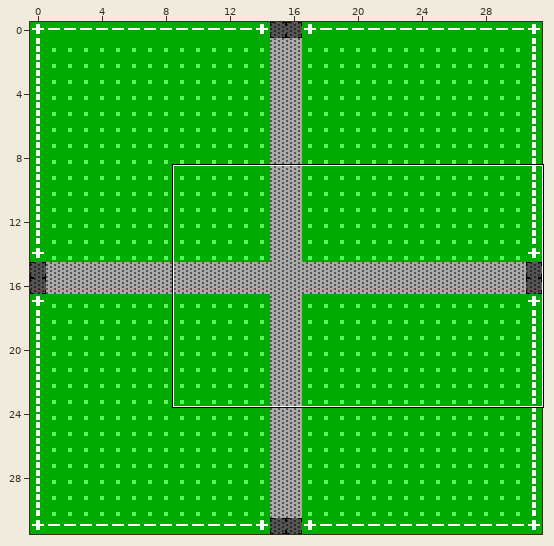
A Tiled map gets an edit: maps/Town1.tmx. The first picture is a wide view before the edit; the outline marks the close-up.
Close-up. The starting point:
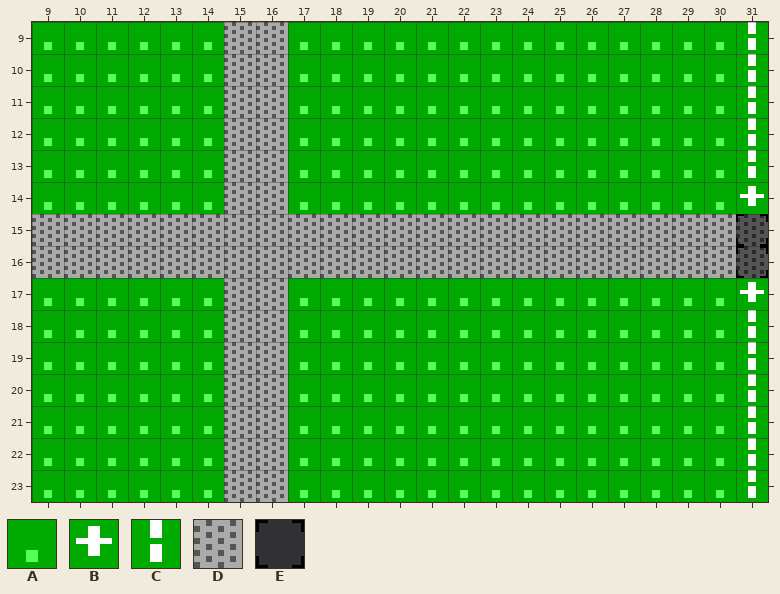
Cells are 16x16 px. Shown: x 9..31, y 9..23.
Key: from "Default": A 0, B 1, C 3, D 4, E 255.
_ is an empty cell.
Objects are placed by their top-left corner, in cells (3,4 is the top-left corner of cell 3,4); size is 1x1 cell unless given.
Layer "Terrain" before, first column x 9:
 9 AAAAAADDAAAAAAAAAAAAAAC
10 AAAAAADDAAAAAAAAAAAAAAC
11 AAAAAADDAAAAAAAAAAAAAAC
12 AAAAAADDAAAAAAAAAAAAAAC
13 AAAAAADDAAAAAAAAAAAAAAC
14 AAAAAADDAAAAAAAAAAAAAAB
15 DDDDDDDDDDDDDDDDDDDDDDD
16 DDDDDDDDDDDDDDDDDDDDDDD
17 AAAAAADDAAAAAAAAAAAAAAB
18 AAAAAADDAAAAAAAAAAAAAAC
19 AAAAAADDAAAAAAAAAAAAAAC
20 AAAAAADDAAAAAAAAAAAAAAC
21 AAAAAADDAAAAAAAAAAAAAAC
22 AAAAAADDAAAAAAAAAAAAAAC
23 AAAAAADDAAAAAAAAAAAAAAC
Objects on layer "Triggers" before:
E at 31,15
E at 31,16
Now the later version:
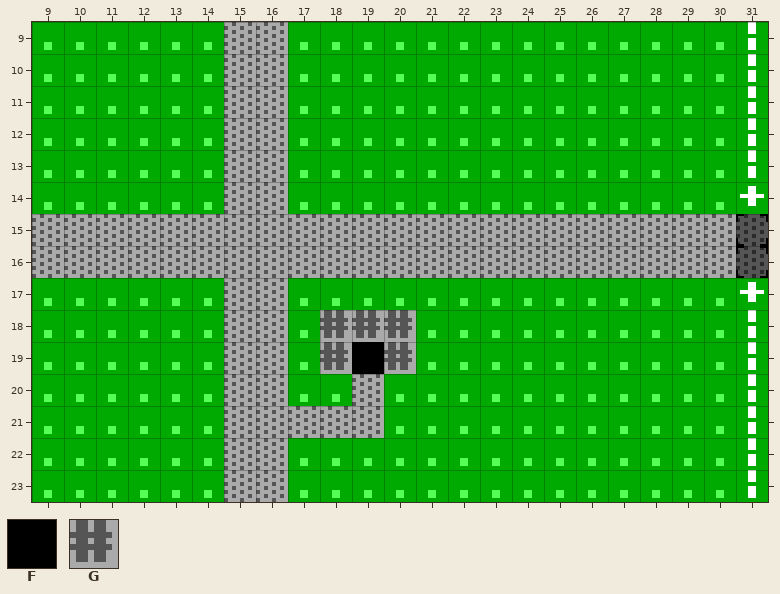
Further tiles: from "Default": F 7, G 8.
Change:
Layer "Terrain":
y 18: x 18..20 AAA -> GGG
y 19: x 18..20 AAA -> GFG
y 20: x 19 A -> D
y 21: x 17..19 AAA -> DDD
Layer "Triggers":
added: E at 19,19
Changed places in both close-ups, as pixel boxes (x1, y1, x2, y2):
changed: (288, 310, 416, 438)
